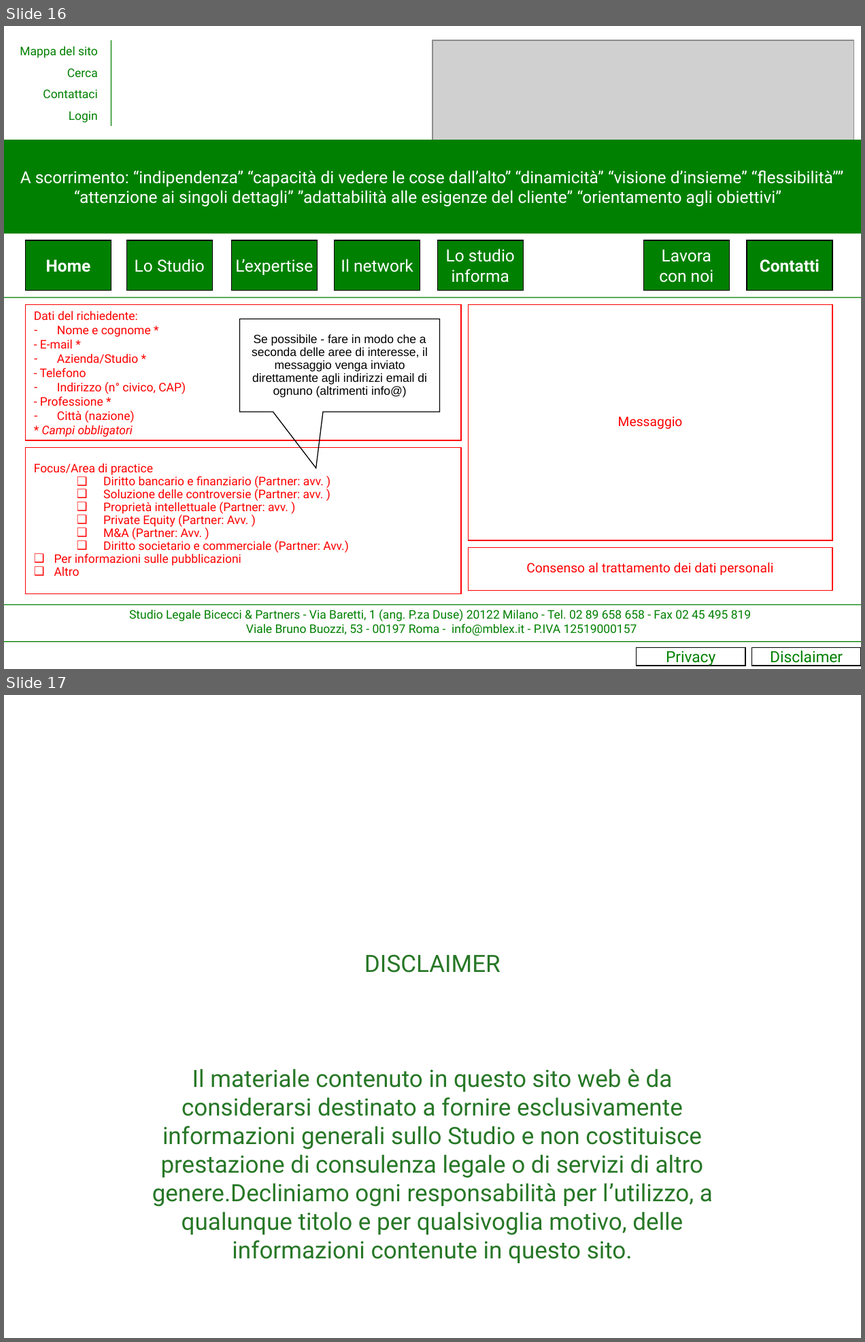
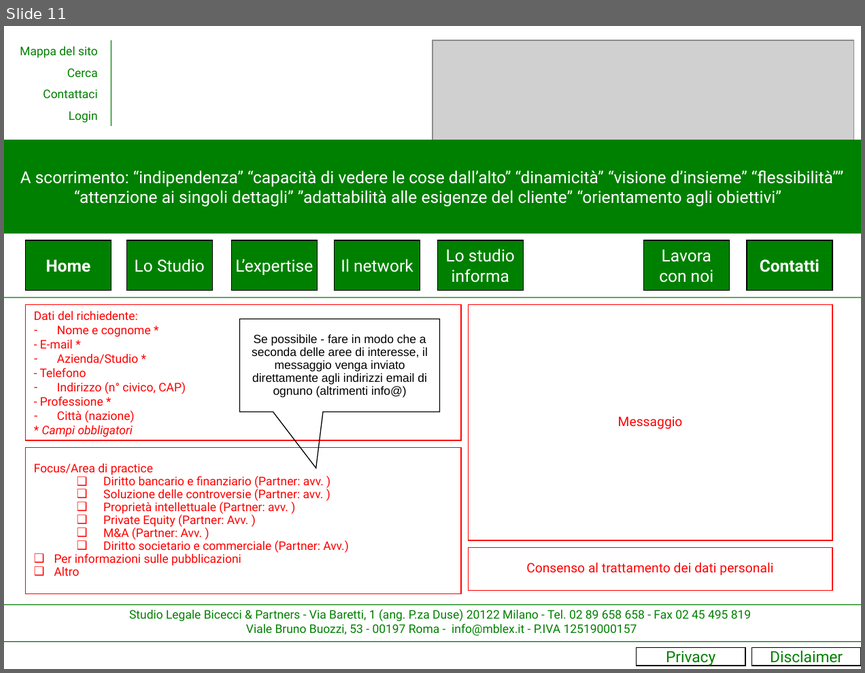
Before and after one commit to grentis/__mblex__, a slide deck: mokup/Sito internet Bicecci&Partners2.ppt. Shown one above the other, each under a label of ours: slides 16 and 17 before the commit, slide 11 after it. The pictures are 865x1342 and 865x673 pixels, drawn with LibreOffice and Linux fonts; fonts in the diff are those of the drawing; grey boxes stand for pictures. Boxes give left, top, right and bottom in pixels: in the first picture for what was removed or moved away, otherwise in the second. Text is boxed around its words. In the diff, an @@ line names an element or a change of style, - is before the commit and + after.

```diff
--- a/mokup/Sito internet Bicecci&Partners2.ppt
+++ b/mokup/Sito internet Bicecci&Partners2.ppt
@@ slide 17 removed at [4, 695, 861, 1338], background #FFFFFF @@
@@ title removed at [364, 954, 500, 972] @@
-DISCLAIMER
@@ subtitle removed at [152, 1068, 713, 1235] @@
-Il materiale contenuto in questo sito web è da considerarsi destinato a fornire esclusivamente informazioni generali sullo Studio e non costituisce prestazione di consulenza legale o di servizi di altro genere.Decliniamo ogni responsabilità per l’utilizzo, a qualunque titolo e per qualsivoglia motivo, delle informazioni contenute in questo sito.
@@ what was slide 16 is now slide 11 @@
```
Also in this commit, not shown: 5 other slides removed, 12 other files.
